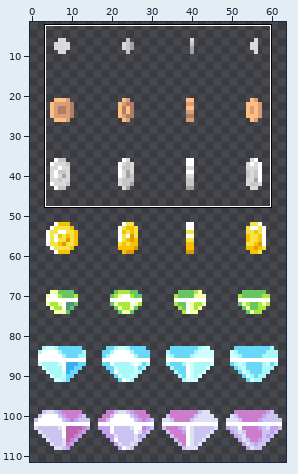
One commit to this sprite sheet: Leore/Content/coins.png. Above, an overview of the earlier version with the close-up marked.
Close-up. Before the commit:
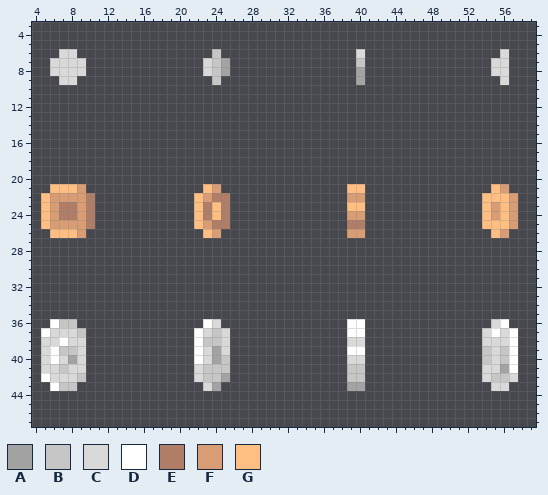
The file is 64x112 pixels. Shown: x 4..59, y 3..47. The wide view leaves out empty margins.
Palette (. is transparent): A #a3a3a3  B #c6c6c6  C #d9d9d9  D #ffffff  E #b07d67  F #d89d74  G #ffbe82
The result:
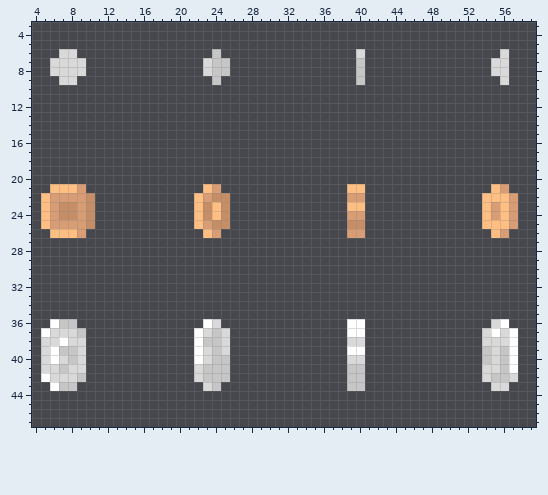
What changed:
Colour E changes from #b07d67 to #c58e67.
Colour A becomes colour B in row 7 at x 25; in row 8 at x 25 and 40; in row 9 at x 40; in row 39 at x 24; in row 40 at x 8 and 24; in row 41 at x 56.
Colour A becomes colour B in row 42 at x 25; in row 43 at x 24 and 39 to 40.
